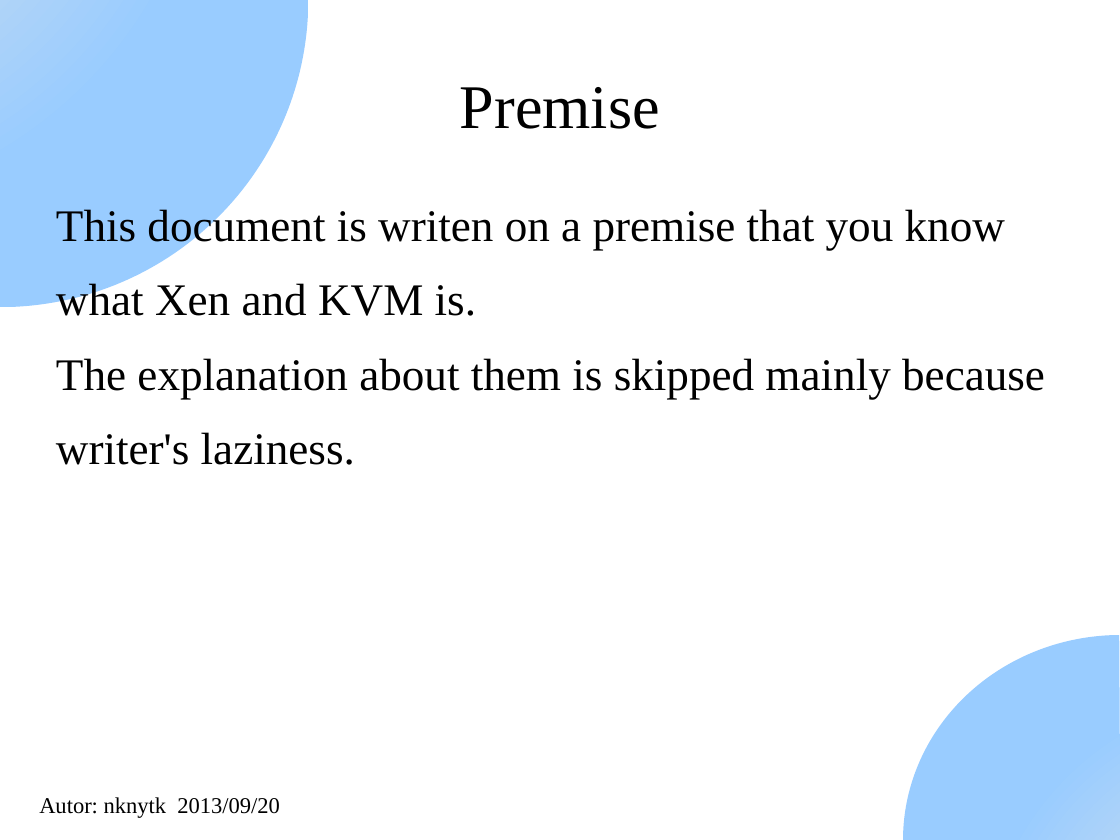
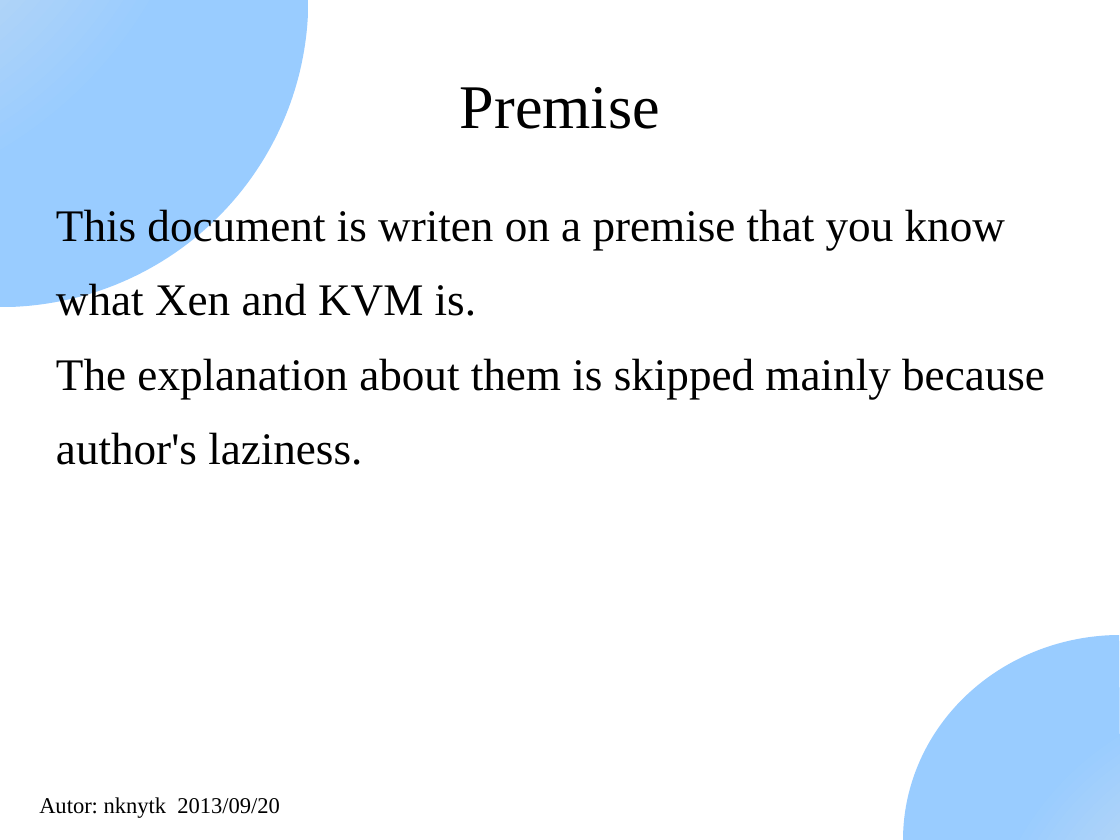
Before and after one commit to nknytk/disk-performance-xen-kvm, a slide deck: slide 5 of DiskPerformanceXenAndKvm.odp. Drawn at 1120x840 pixels with LibreOffice and Linux fonts; fonts in the diff are those of the drawing. Boxes give left, top, right and bottom in pixels: in the first picture for what was removed or moved away, otherwise in the second. Text is boxed around its words. In the diff, an @@ line names an element or a change of style, - is before the commit and + after.

```diff
--- a/DiskPerformanceXenAndKvm.odp
+++ b/DiskPerformanceXenAndKvm.odp
@@ text at (56,432,362,465): text changed @@
-writer's laziness.
+author's laziness.
```
Also in this commit, not shown: 7 other slides changed, 3 slides added, 1 slide removed.
